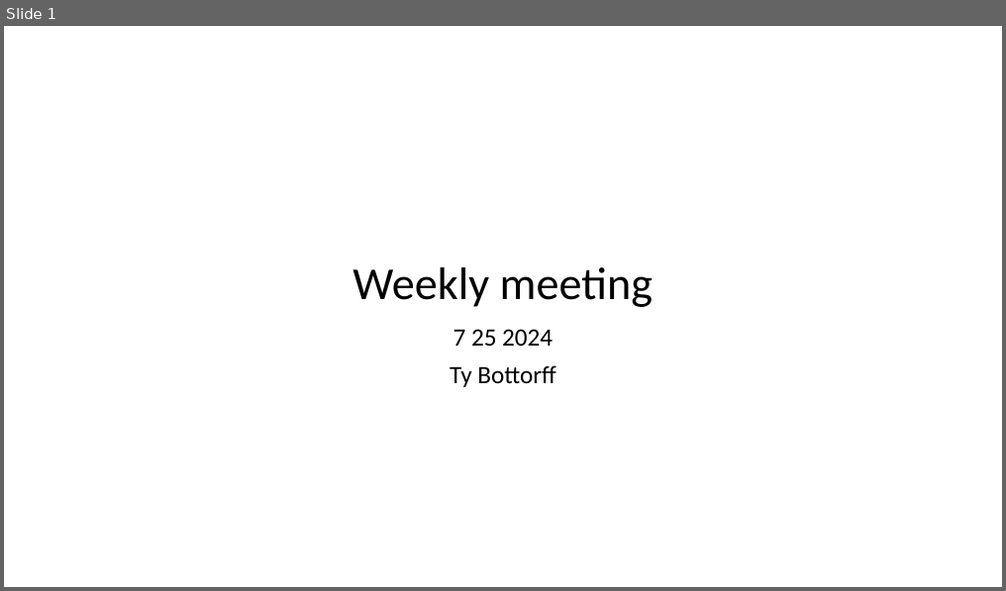
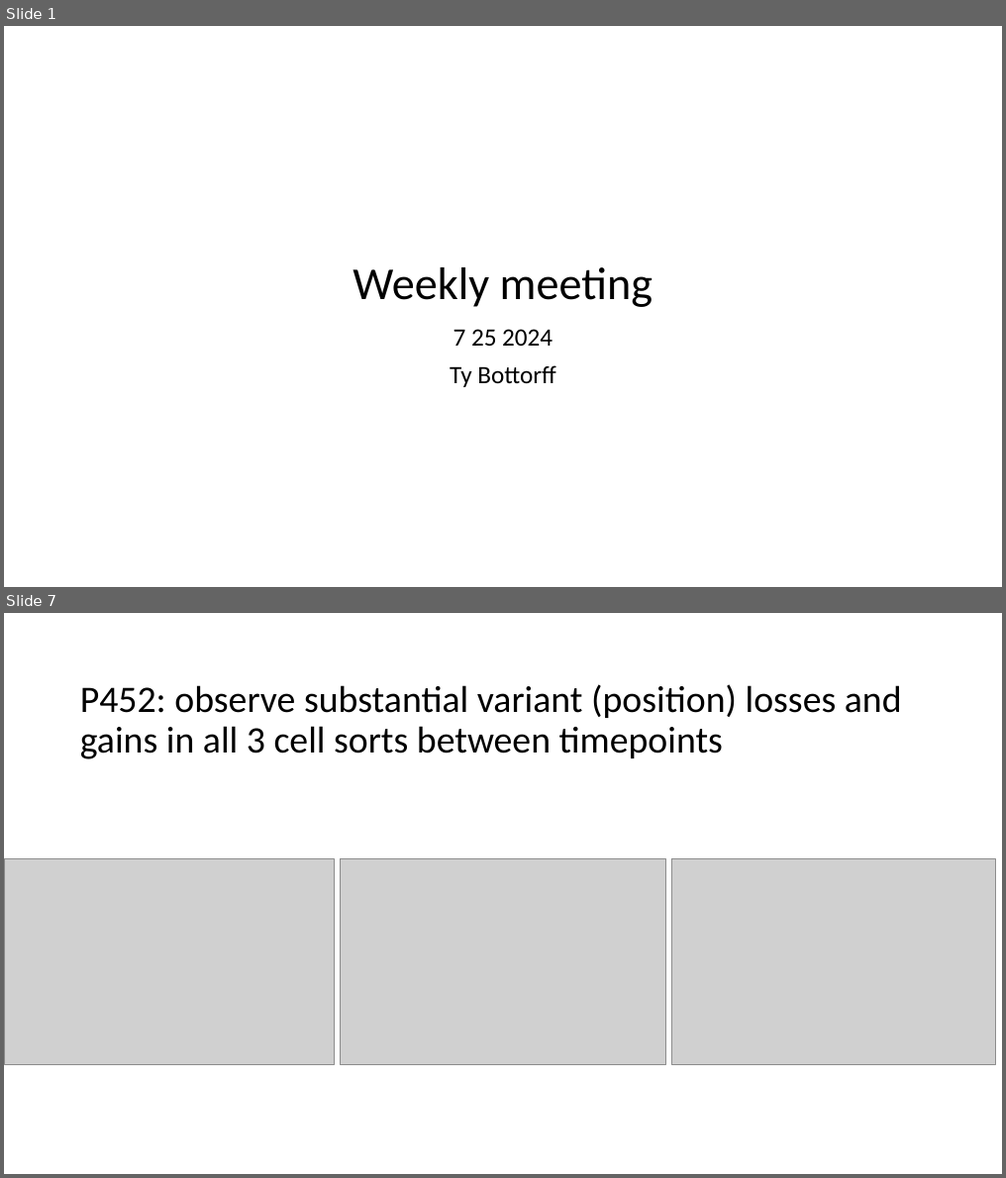
Before and after one commit to tybottorff/bottorffdocs, a slide deck: presentations/weekly_meetings/7_25_24.pptx. Shown one above the other, each under a label of ours: slide 1 before the commit, slides 1 and 7 after it; the slides between them are not shown. The pictures are 1006x591 and 1006x1178 pixels, drawn with LibreOffice and Linux fonts; fonts in the diff are those of the drawing; grey boxes stand for pictures. Boxes give left, top, right and bottom in pixels: in the first picture for what was removed or moved away, otherwise in the second. Text is boxed around its words. In the diff, an @@ line names an element or a change of style, - is before the commit and + after.

```diff
--- a/presentations/weekly_meetings/7_25_24.pptx
+++ b/presentations/weekly_meetings/7_25_24.pptx
@@ slide 7 added at (x1=4, y1=613, x2=1002, y2=1174), background #FFFFFF @@
@@ title added at (x1=80, y1=684, x2=902, y2=760), 36 pt, text #000000 @@
+P452: observe substantial variant (position) losses and gains in all 3 cell sorts between timepoints
@@ picture added at (x1=4, y1=860, x2=334, y2=1064) @@
@@ picture added at (x1=341, y1=860, x2=666, y2=1064) @@
@@ picture added at (x1=672, y1=860, x2=996, y2=1064) @@
```
Also in this commit, not shown: 2 slides changed, 7 other slides added, 4 slides removed.
